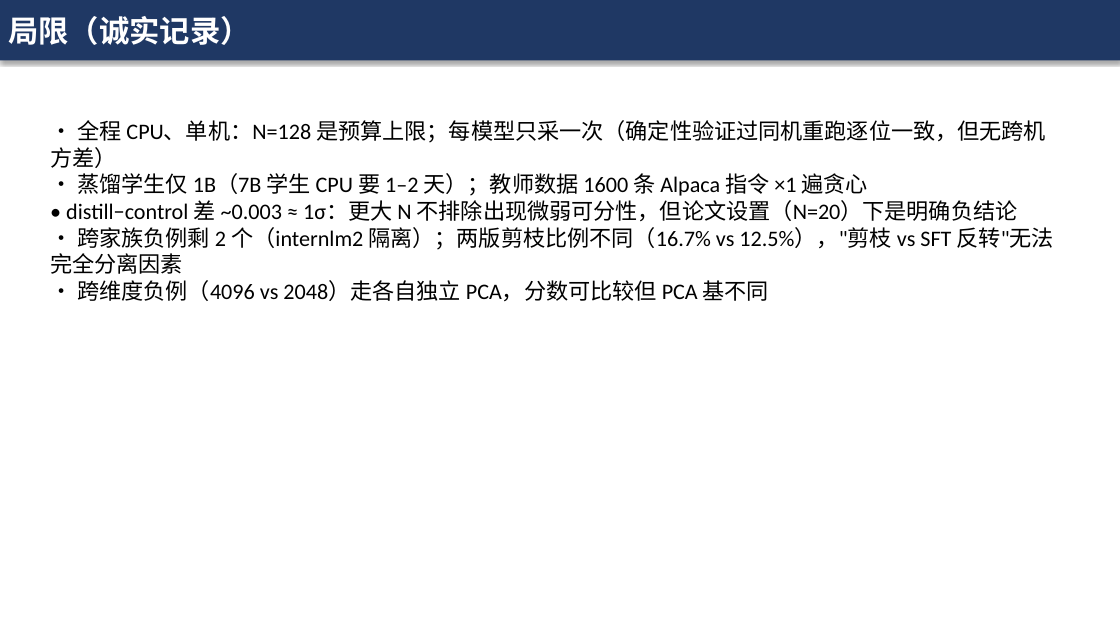
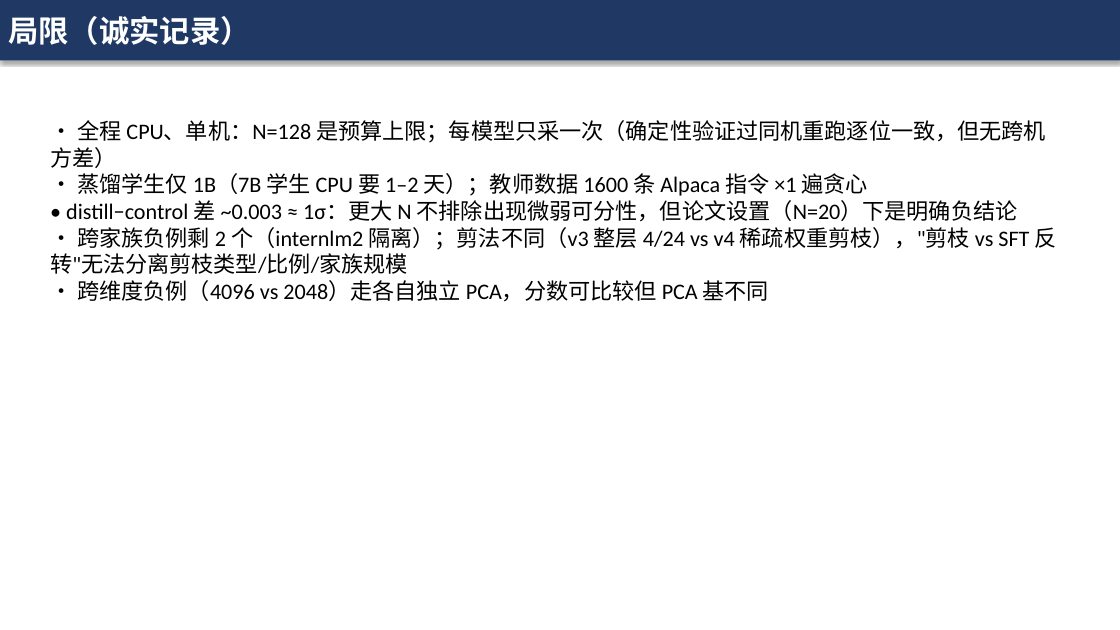
Before and after one commit to kyrie114/DiffIP, a slide deck: slide 10 of llm_migration_v4/汇报_v4_7B规模验证.pptx (slide 11 before the commit). Drawn at 1120x630 pixels with LibreOffice and Linux fonts; fonts in the diff are those of the drawing. Boxes give left, top, right and bottom in pixels: in the first picture for what was removed or moved away, otherwise in the second. Text is boxed around its words. In the diff, an @@ line names an element or a change of style, - is before the commit and + after.

Commit message:
v4: 剪枝变体改归正例(结构变体)、剪法口径注明、mid2 重评分选项、PPT 去封面

```diff
--- a/llm_migration_v4/汇报_v4_7B规模验证.pptx
+++ b/llm_migration_v4/汇报_v4_7B规模验证.pptx
@@ text at [50, 227, 1057, 274]: text changed @@
-• 跨家族负例剩 2 个（internlm2 隔离）；两版剪枝比例不同（16.7% vs 12.5%），"剪枝 vs SFT 反转"无法完全分离因素
+• 跨家族负例剩 2 个（internlm2 隔离）；剪法不同（v3 整层 4/24 vs v4 稀疏权重剪枝），"剪枝 vs SFT 反转"无法分离剪枝类型/比例/家族规模
```
Also in this commit, not shown: 5 other slides changed, 1 slide removed, 9 other files.
